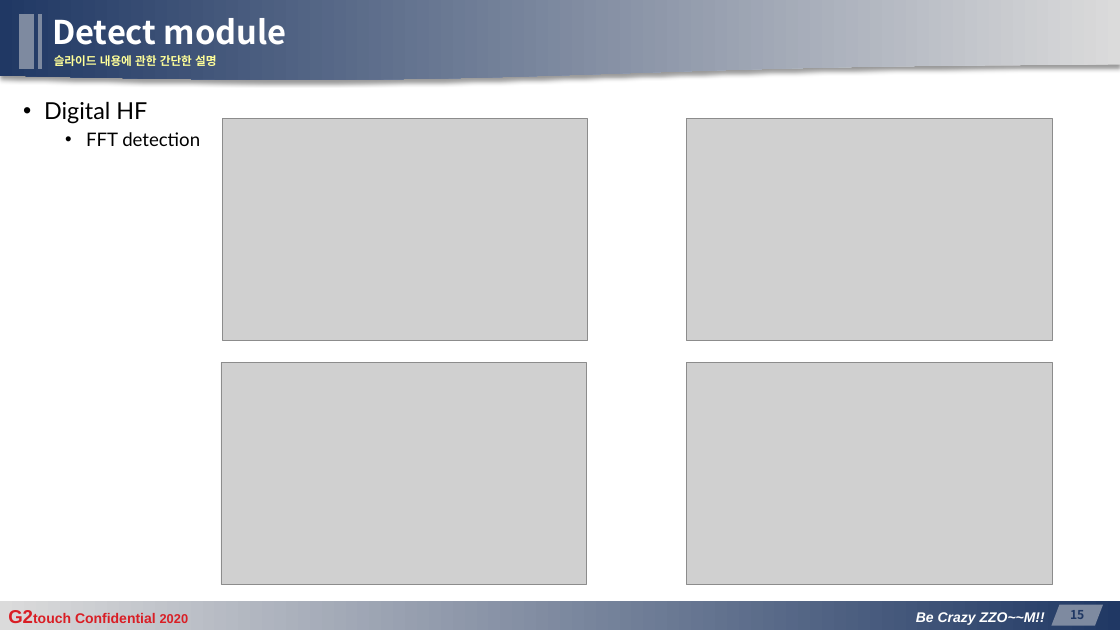
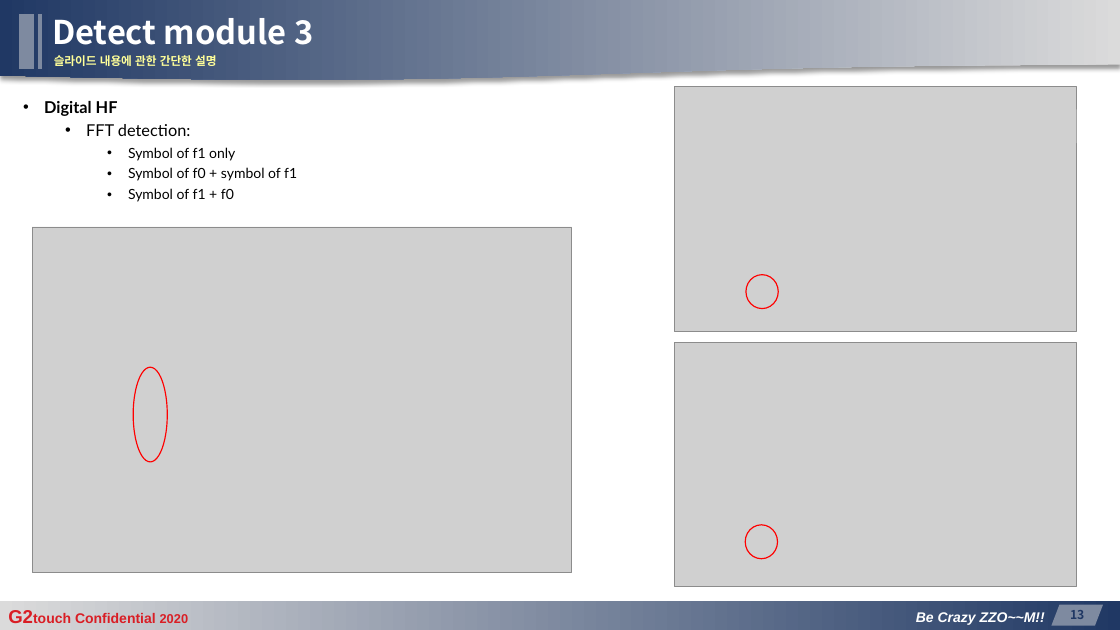
Before and after one commit to manhduc1811/MPP-signal-simulation-and-detection, a slide deck: slide 13 of G2touch_D2center_mducng_MPPv20_AFE-IC_DetectingPart_v03.pptx (slide 15 before the commit). Drawn at 1120x630 pixels with LibreOffice and Linux fonts; fonts in the diff are those of the drawing; grey boxes stand for pictures; background and template pictures are left out. Boxes give left, top, right and bottom in pixels: in the first picture for what was removed or moved away, otherwise in the second. Text is boxed around its words. In the diff, an @@ line names an element or a change of style, - is before the commit and + after.

```diff
--- a/G2touch_D2center_mducng_MPPv20_AFE-IC_DetectingPart_v03.pptx
+++ b/G2touch_D2center_mducng_MPPv20_AFE-IC_DetectingPart_v03.pptx
@@ title at bbox=[52, 18, 313, 45]: text changed @@
-Detect module
+Detect module 3
@@ text at bbox=[44, 101, 118, 116]: size 20 to 14 pt, bold on in "Digital HF" @@
@@ text at bbox=[86, 124, 297, 202]: text changed; size 16 to 12 pt @@
-  • FFT detection
+  • FFT detection:
+    • Symbol of f1 only
+    • Symbol of f0 + symbol of f1
+    • Symbol of f1 + f0
@@ picture: place and size @@
-picture at bbox=[223, 118, 588, 340]
+picture at bbox=[32, 227, 571, 573]
@@ picture added at bbox=[196, 265, 392, 308] @@
@@ group added at bbox=[675, 87, 1077, 333]: 3 pictures, 1 ellipse @@
@@ picture: place and size @@
-picture at bbox=[686, 118, 1052, 340]
+picture at bbox=[675, 343, 1077, 587]
@@ ellipse added at bbox=[134, 367, 168, 462], outline #FF0000 1 pt @@
@@ picture removed at bbox=[221, 363, 586, 586] @@
@@ picture removed at bbox=[686, 363, 1053, 585] @@
@@ picture added at bbox=[927, 369, 1071, 399] @@
@@ ellipse added at bbox=[745, 525, 777, 559], outline #FF0000 1 pt @@
```
Also in this commit, not shown: 14 other slides changed, 8 slides added.
